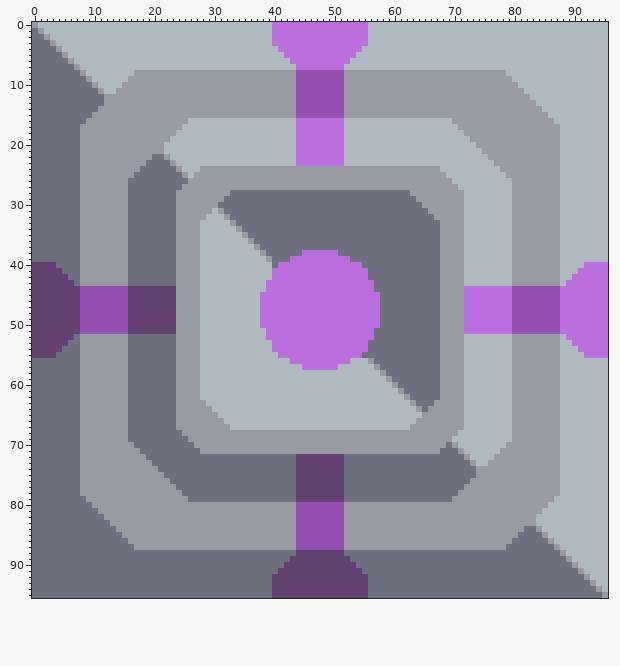
A sprite sheet gets an edit: sprites/blocks/thaumium-crystalizer.png. Above is the file before it was changed.
The file is 96x96 pixels.
New version:
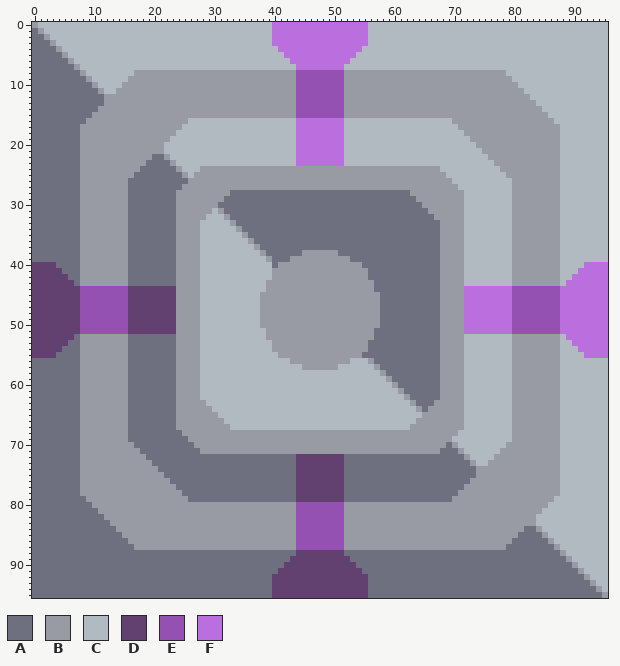
Palette (. is transparent): A #6e7080  B #989aa4  C #b0bac0  D #624171  E #9451b2  F #bb6ede
The exact change:
Changed rows in their new state; - is an unchanged pixel.
first column x 38:
38 -------BBBBBB-------
39 -----BBBBBBBBBB-----
40 ---BBBBBBBBBBBBBB---
41 --BBBBBBBBBBBBBBBB--
42 --BBBBBBBBBBBBBBBB--
43 -BBBBBBBBBBBBBBBBBB-
44 -BBBBBBBBBBBBBBBBBB-
45 BBBBBBBBBBBBBBBBBBBB
46 BBBBBBBBBBBBBBBBBBBB
47 BBBBBBBBBBBBBBBBBBBB
48 BBBBBBBBBBBBBBBBBBBB
49 BBBBBBBBBBBBBBBBBBBB
50 BBBBBBBBBBBBBBBBBBBB
51 -BBBBBBBBBBBBBBBBBB-
52 -BBBBBBBBBBBBBBBBBB-
53 --BBBBBBBBBBBBBBBB--
54 --BBBBBBBBBBBBBBBB--
55 ---BBBBBBBBBBBBBB---
56 -----BBBBBBBBBB-----
57 -------BBBBBB-------
Changed places in both pictures, as pixel boxes (x1, y1, x2, y2):
changed: (260, 250, 380, 370)
